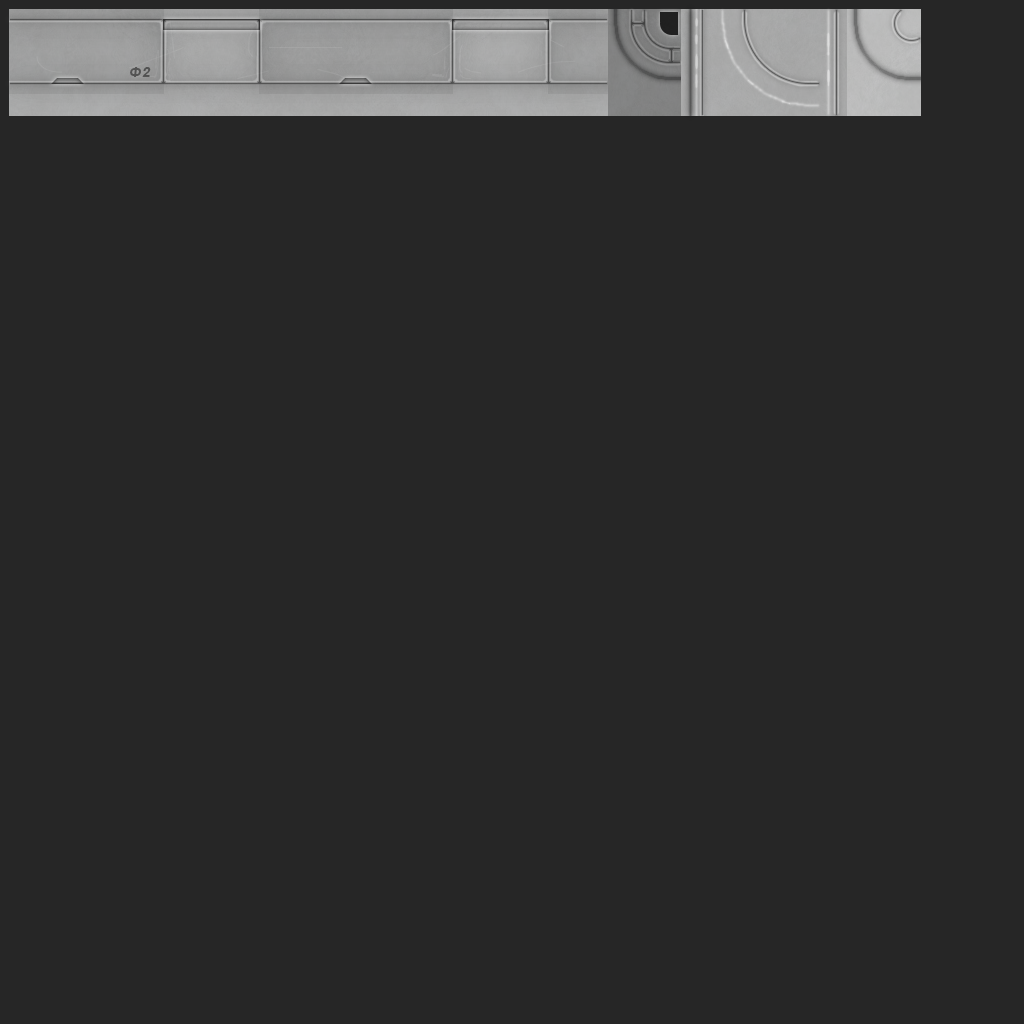
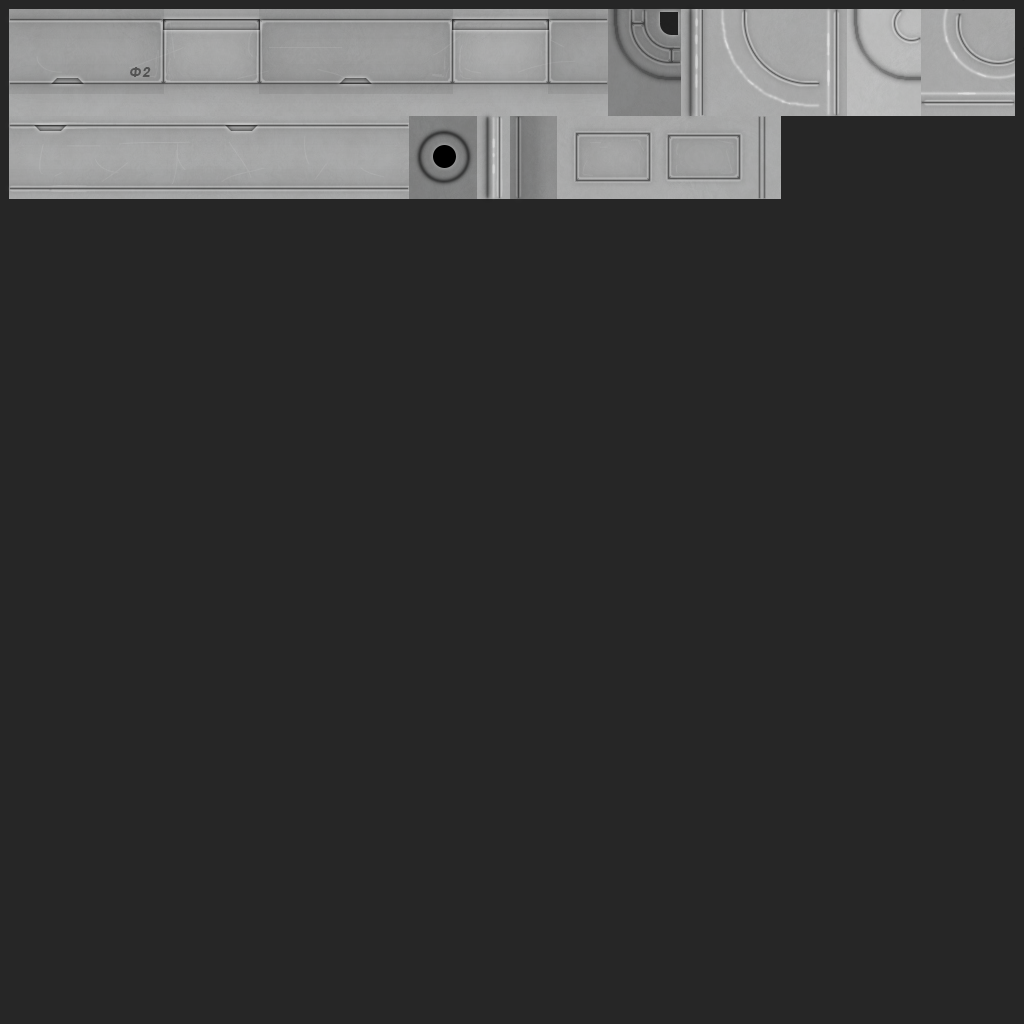
Layered file, before and after one edit (1024x1024). Changes by layer:
added group "Drogue_1_Fairing" with 8 layers above "Drogue_1_Cap" over [557, 116, 781, 199]
added group "Body" (1st of 11, in "Drogue_1_Fairing") (40%) with 4 layers in group "Drogue_1_Fairing" over [568, 117, 765, 198]
added layer "Body" (2nd of 11, in "Drogue_1_Fairing" › "Body") in group "Body" over [575, 117, 765, 198]
added layer "Body High" (1st of 4, in "Drogue_1_Fairing" › "Body") in group "Body" over [568, 125, 748, 189]
added layer "Body Grime 1" (1st of 4, in "Drogue_1_Fairing") (20%) in group "Drogue_1_Fairing" over [566, 123, 750, 191]
added layer "Wear" (1st of 5, in "Drogue_1_Fairing") (20%) in group "Drogue_1_Fairing" over [557, 116, 781, 199]
added group "Drogue_1" with 21 layers above "Parachute_1_Cap" over [8, 9, 1016, 200]
added layer "Bottom Grime 1" (1st of 2, in "Drogue_1") (20%) in group "Drogue_1" over [921, 13, 1016, 113]
added group "Body" (6th of 11, in "Drogue_1") with 13 layers in group "Drogue_1" over [8, 112, 503, 200]
added group "Body" (7th of 11, in "Drogue_1" › "Body") (40%) with 4 layers in group "Body" over [8, 115, 503, 199]
added layer "Body" (8th of 11, in "Drogue_1" › "Body" › "Body") in group "Body" over [10, 117, 500, 198]
added layer "Body Higher" (3rd of 4, in "Drogue_1" › "Body" › "Body") (75%) in group "Body" over [8, 115, 503, 199]
added layer "Body High" (3rd of 4, in "Drogue_1" › "Body" › "Body") in group "Body" over [8, 117, 414, 197]
added layer "Body Shade" (3rd of 4, in "Drogue_1" › "Body" › "Body") (50%) in group "Body" over [9, 125, 409, 189]
added layer "Body Grime 2" (3rd of 4, in "Drogue_1" › "Body") (10%) in group "Body" over [39, 136, 384, 184]
added layer "Body Grime 1" (3rd of 4, in "Drogue_1" › "Body") (20%) in group "Body" over [9, 116, 409, 199]
added layer "Wear" (3rd of 5, in "Drogue_1") (20%) in group "Drogue_1" over [9, 9, 1015, 199]
painted on "b" over [9, 9, 1015, 199]
…and 24 more changes (24 added)
